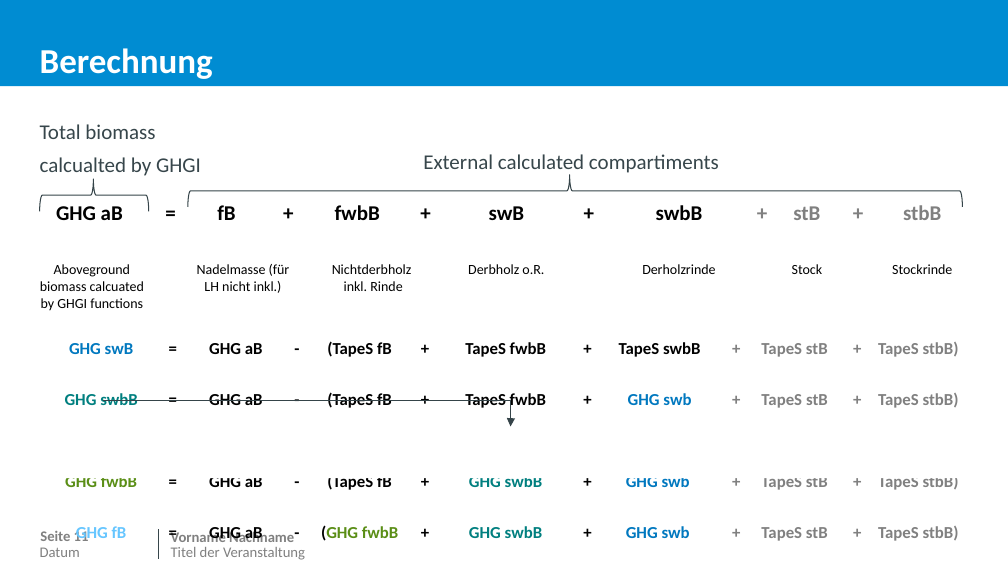
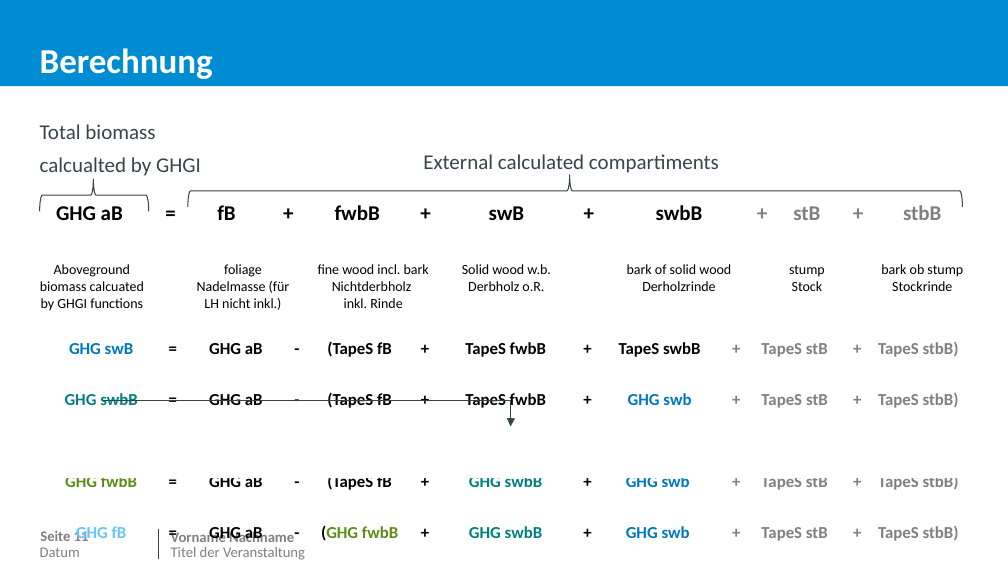
Before and after one commit to JetteGercken/TI_BZE_BE_analysis, a slide deck: slide 12 of info/biomasse_vergleich_MoMoK_BE.pptx. Drawn at 1008x567 pixels with LibreOffice and Linux fonts; fonts in the diff are those of the drawing; background and template pictures are left out. Boxes give left, top, right and bottom in pixels: in the first picture for what was removed or moved away, otherwise in the second. Text is boxed around its words. In the diff, an @@ line names an element or a change of style, - is before the commit and + after.

```diff
--- a/info/biomasse_vergleich_MoMoK_BE.pptx
+++ b/info/biomasse_vergleich_MoMoK_BE.pptx
@@ table at [28, 196, 978, 315] @@
-row 2: Aboveground biomass calcuated by GHGI functions |  | Nadelmasse (für LH nicht inkl.) |  | Nichtderbholz / inkl. Rinde |  | Derbholz o.R. |  | Derholzrinde |  | Stock |  | Stockrinde
+row 2: Aboveground biomass calcuated by GHGI functions |  | foliage / Nadelmasse (für LH nicht inkl.) |  | fine wood incl. bark / Nichtderbholz / inkl. Rinde |  | Solid wood w.b. / Derbholz o.R. |  | bark of solid wood / Derholzrinde |  | stump / Stock |  | bark ob stump / Stockrinde
```
Also in this commit, not shown: 3 other slides changed, 1 slide added, 3 other files.
